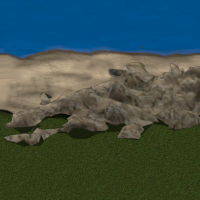
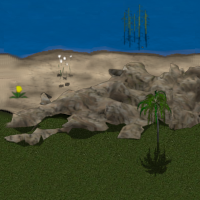
Layer changes from the first 200 × 200 image to the second:
added layer "baum_schatten0001.png#15" above "Background copy#14" over [136, 89, 172, 177]
added layer "Background copy#14" above "Background copy#12" over [120, 3, 150, 51]
added layer "Background copy#12" above "Background copy#4" over [56, 54, 74, 88]
added layer "Background copy#4" above "beach_s_0001.png" over [8, 85, 29, 99]
